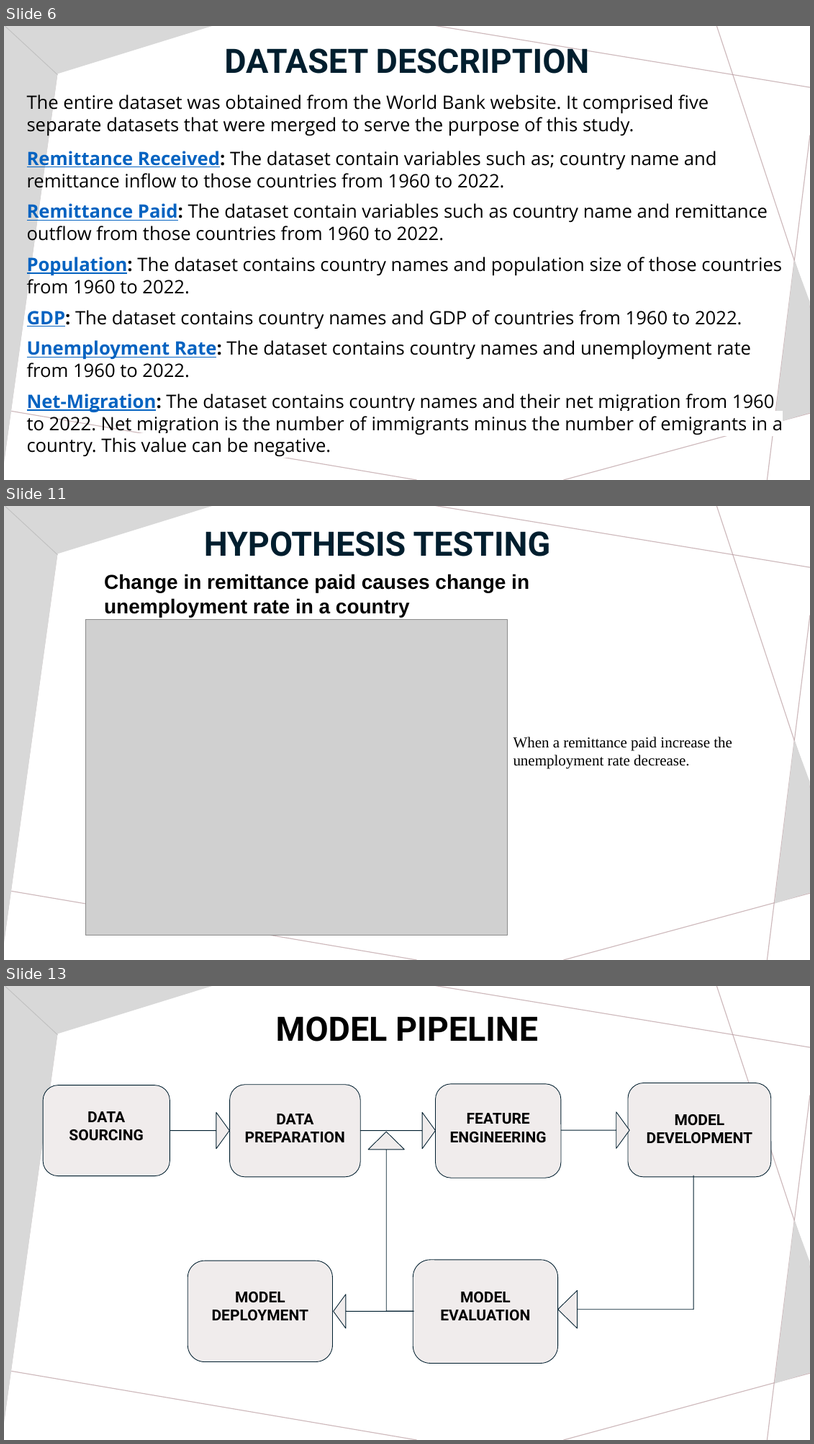
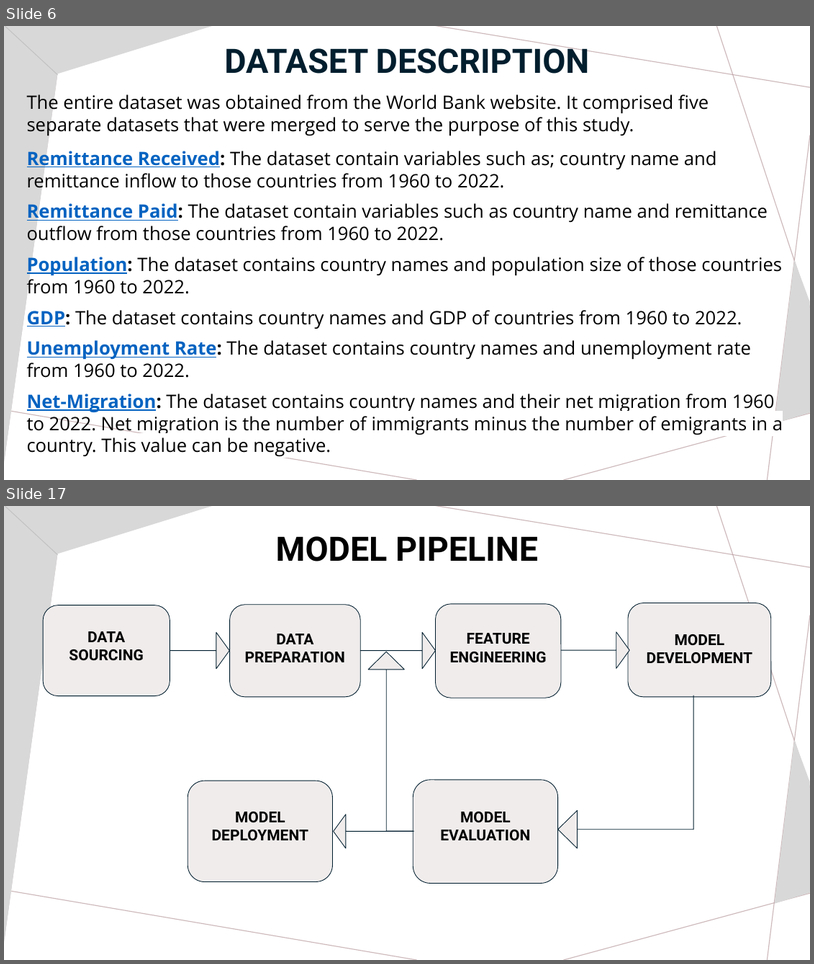
Before and after one commit to MiracleUche123/CatBoost-Team-Project, a slide deck: Presentation Slide Team Catboost.pptx. Shown one above the other, each under a label of ours: slides 6, 11 and 13 before the commit, slides 6 and 17 after it; the slides between them are not shown. The pictures are 814x1444 and 814x964 pixels, drawn with LibreOffice and Linux fonts; fonts in the diff are those of the drawing; grey boxes stand for pictures. Boxes give left, top, right and bottom in pixels: in the first picture for what was removed or moved away, otherwise in the second. Text is boxed around its words. In the diff, an @@ line names an element or a change of style, - is before the commit and + after.

```diff
--- a/Presentation Slide Team Catboost.pptx
+++ b/Presentation Slide Team Catboost.pptx
@@ slide 11 removed at [4, 506, 810, 960], background #FFFFFF; not listed: 11 template elements that a slide beside it also shows @@
@@ text removed at [204, 531, 551, 556] @@
-HYPOTHESIS TESTING
@@ text removed at [104, 574, 530, 617] @@
-Change in remittance paid causes change in unemployment rate in a country
@@ picture removed at [85, 620, 507, 935] @@
@@ text removed at [514, 736, 733, 769] @@
-When a remittance paid increase the unemployment rate decrease.
@@ what was slide 13 is now slide 17 @@
```
Also in this commit, not shown: 8 slides changed, 10 slides added, 4 other slides removed.
